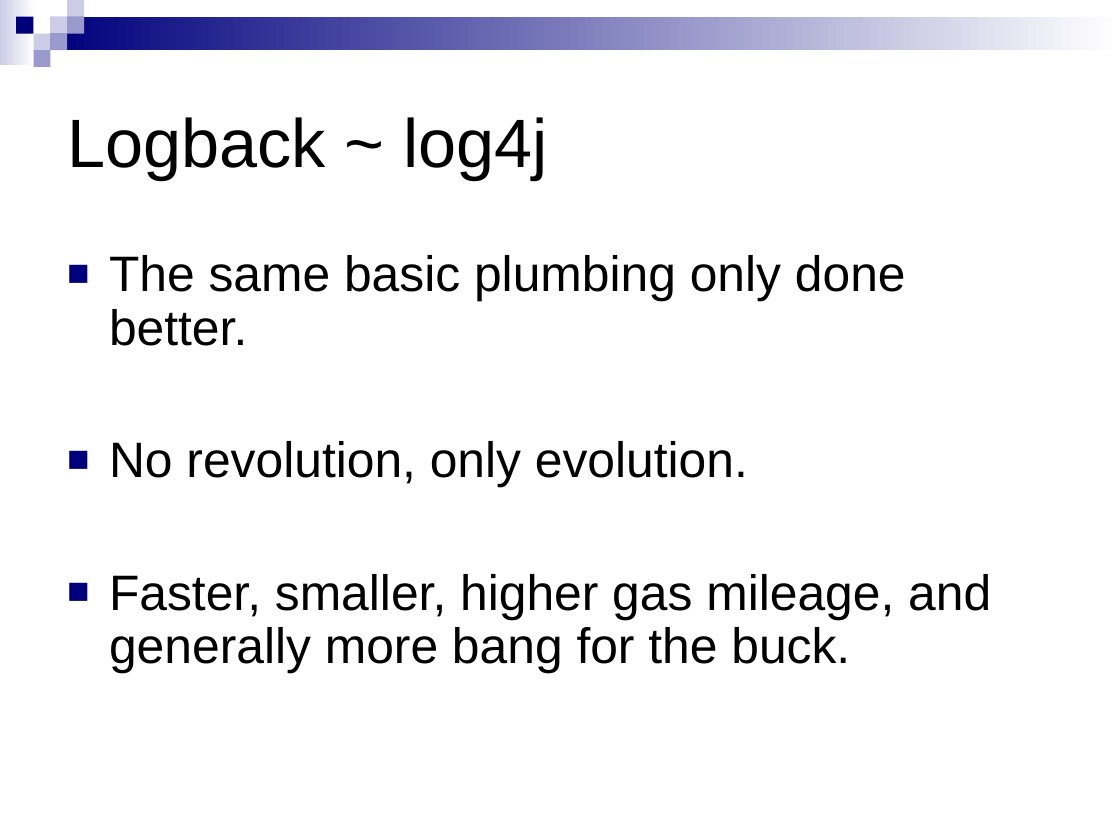
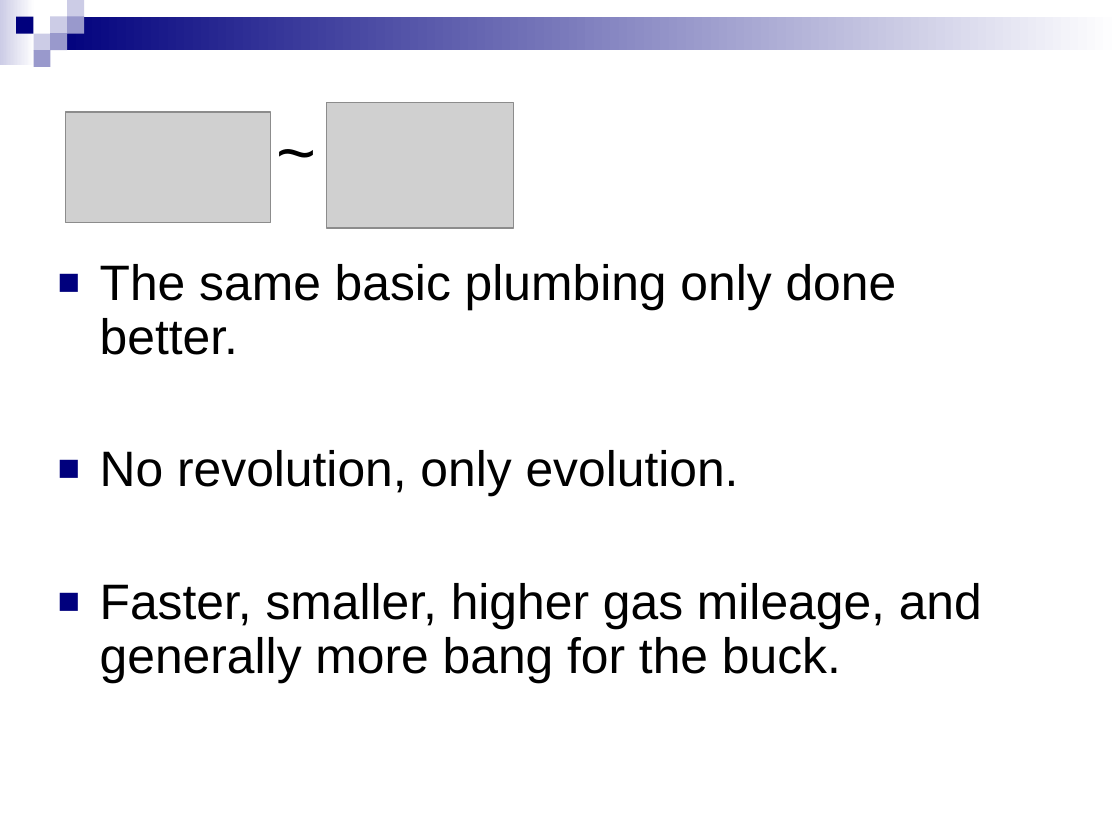
Before and after one commit to qos-ch/logback, a slide deck: slide 2 of logback-site/src/site/resources/10reasons.ppt. Drawn at 1120x840 pixels with LibreOffice and Linux fonts; fonts in the diff are those of the drawing; grey boxes stand for pictures; background and template pictures are left out. Boxes give left, top, right and bottom in pixels: in the first picture for what was removed or moved away, otherwise in the second. Text is boxed around its words. In the diff, an @@ line names an element or a change of style, - is before the commit and + after.

```diff
--- a/logback-site/src/site/resources/10reasons.ppt
+++ b/logback-site/src/site/resources/10reasons.ppt
@@ title added at [19,93,962,205], 44 pt, text #000000 @@
+~
@@ picture added at [65,112,270,223] @@
@@ title removed at [67,117,549,179] @@
-Logback ~ log4j
@@ picture added at [327,103,514,228] @@
@@ text "The same basic plumbing only ...": place and size @@
-text "The same basic plumbing only ..." at [109,255,991,674]
+text "The same basic plumbing only ..." at [100,264,982,683]
```
Also in this commit, not shown: 1 other slide changed.
